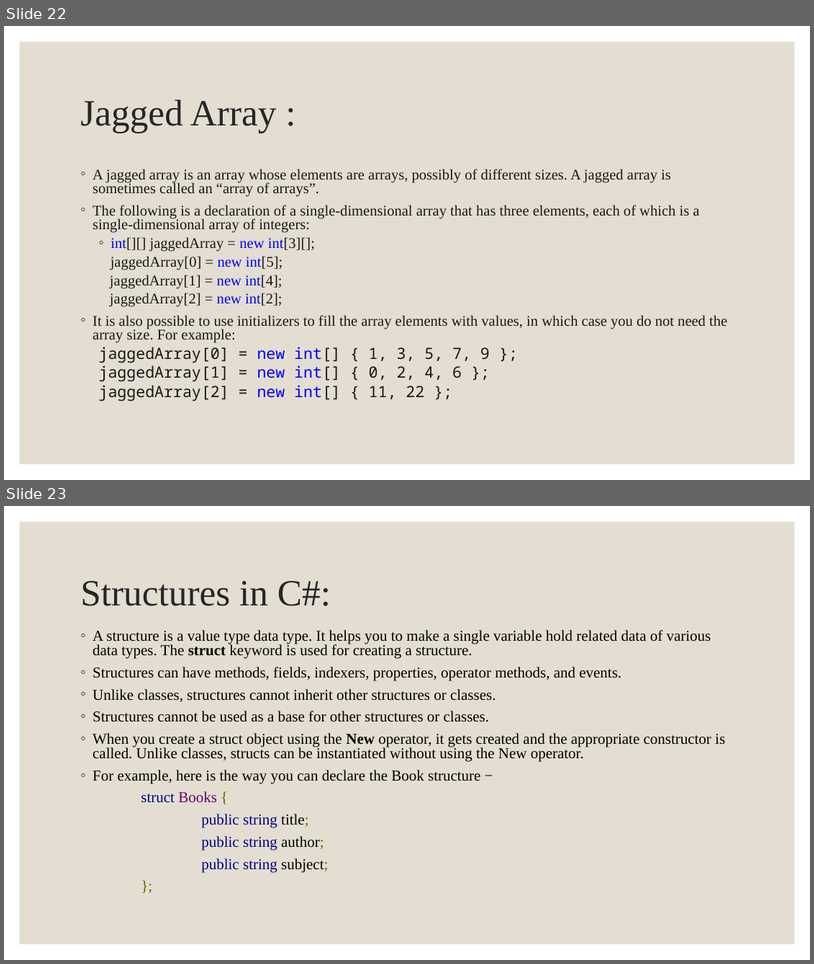
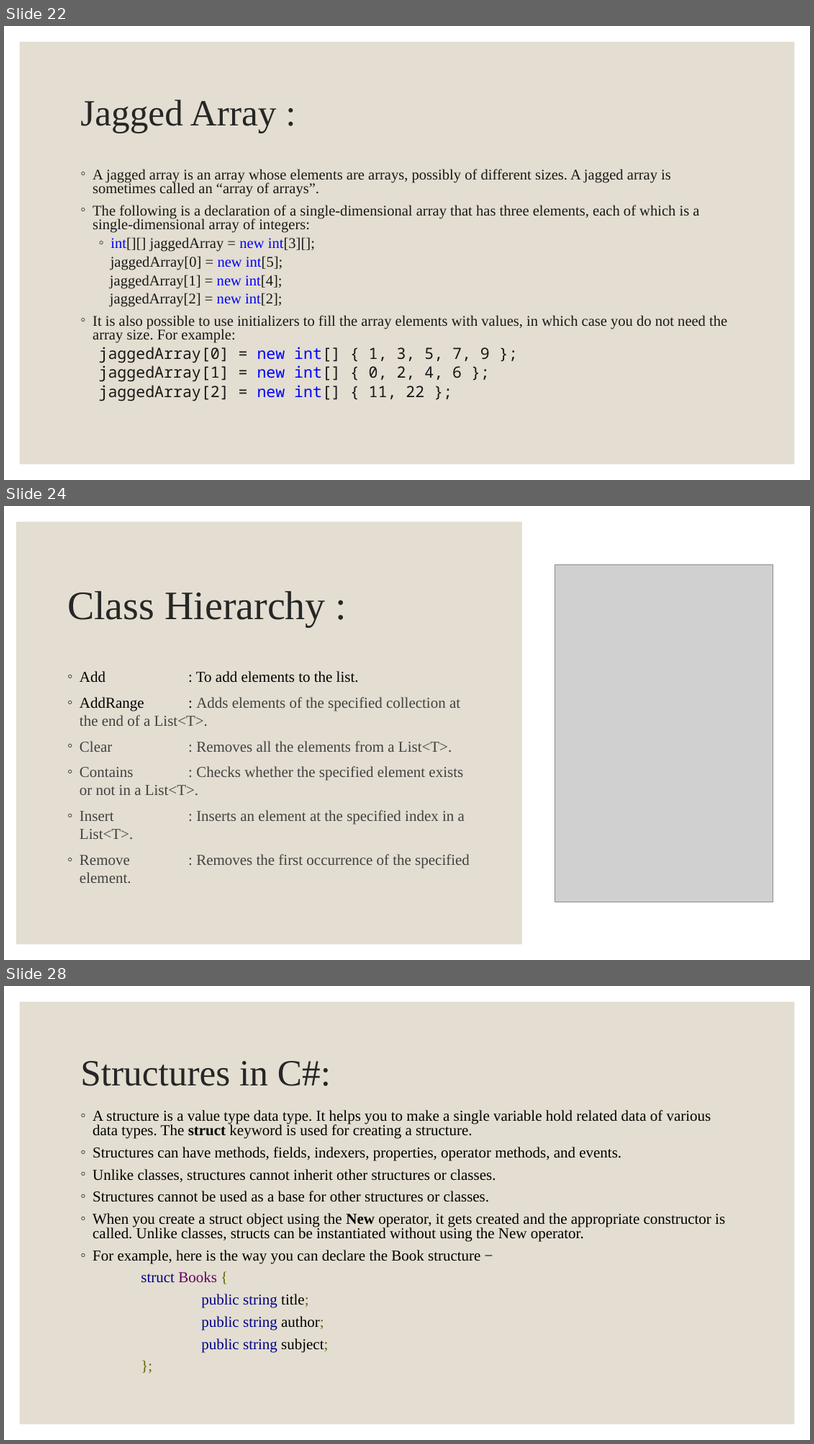
Before and after one commit to Shivaram008/C-, a slide deck: PPTs/Programming in C#.pptx. Shown one above the other, each under a label of ours: slides 22 and 23 before the commit, slides 22, 24 and 28 after it; the slides between them are not shown. The pictures are 814x964 and 814x1444 pixels, drawn with LibreOffice and Linux fonts; fonts in the diff are those of the drawing; grey boxes stand for pictures. Boxes give left, top, right and bottom in pixels: in the first picture for what was removed or moved away, otherwise in the second. Text is boxed around its words. In the diff, an @@ line names an element or a change of style, - is before the commit and + after.

```diff
--- a/PPTs/Programming in C#.pptx
+++ b/PPTs/Programming in C#.pptx
@@ slide 24 added at (x1=4, y1=506, x2=810, y2=960), background #FFFFFF; not listed: 1 template element that a slide beside it also shows @@
@@ rectangle added at (x1=16, y1=522, x2=522, y2=944), fill #E3DED1 @@
@@ rectangle added at (x1=522, y1=506, x2=810, y2=960), fill #FFFFFF @@
@@ picture added at (x1=555, y1=565, x2=774, y2=901) @@
@@ title added at (x1=67, y1=591, x2=326, y2=626), 48 pt, text #262626 @@
+Class Hierarchy :
@@ text added at (x1=80, y1=671, x2=470, y2=868), 18 pt, text #414141 @@
+◦ Add : To add elements to the list.
+◦ AddRange : Adds elements of the specified collection at the end of a List<T>.
+◦ Clear : Removes all the elements from a List<T>.
+◦ Contains : Checks whether the specified element exists or not in a List<T>.
+◦ Insert : Inserts an element at the specified index in a List<T>.
+◦ Remove : Removes the first occurrence of the specified element.
@@ what was slide 23 is now slide 28 @@
```
Also in this commit, not shown: 5 other slides added, 7 other files.
